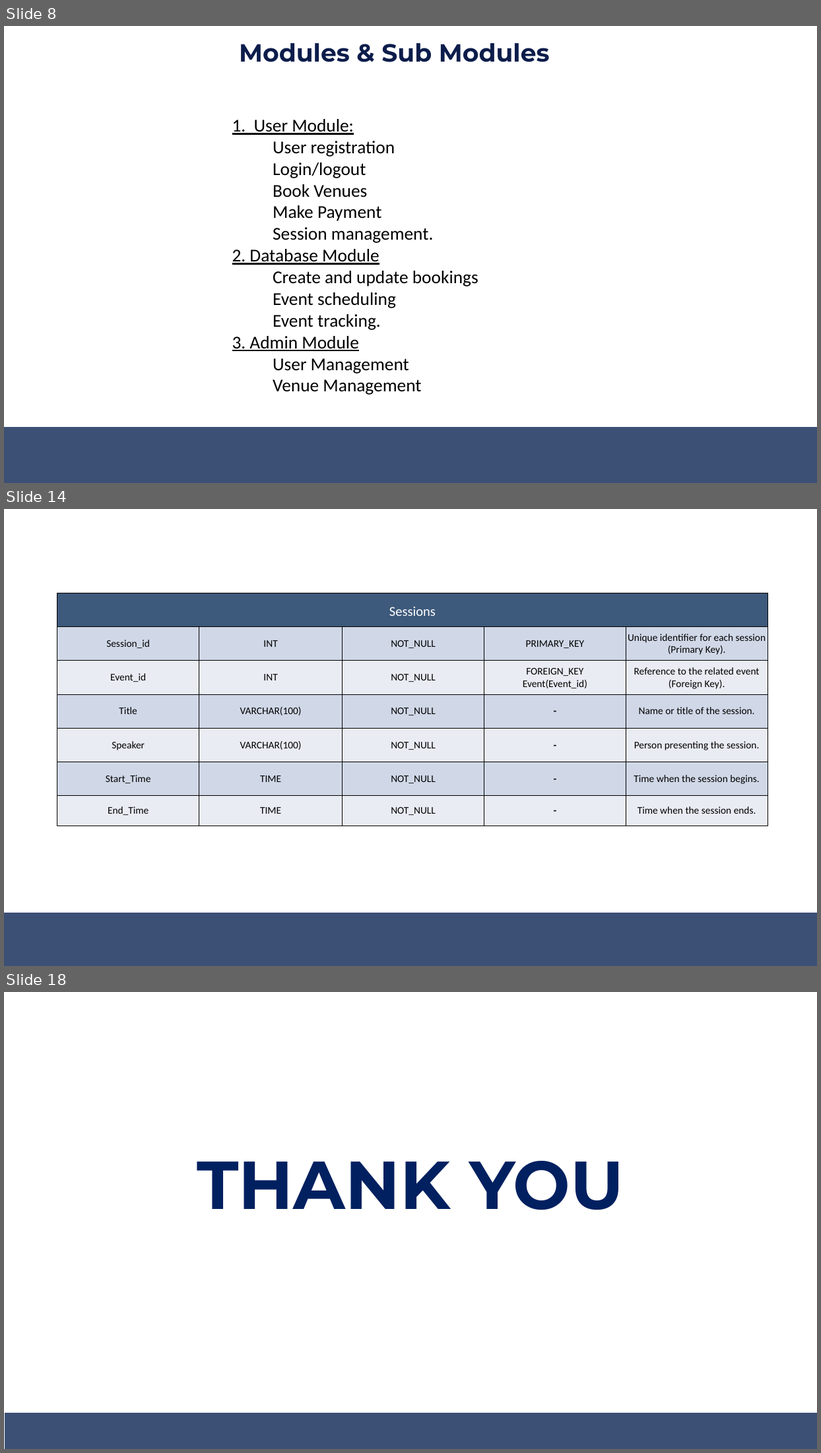
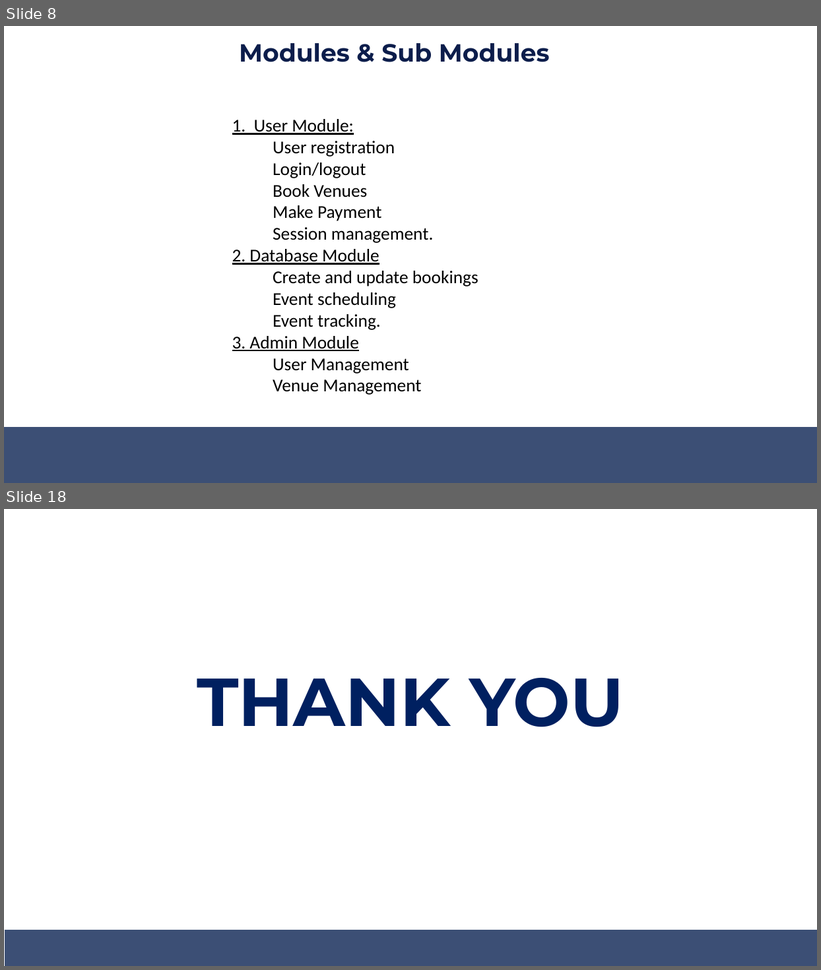
Before and after one commit to fahad-cpp/EventSync, a slide deck: Presentation/EventSync(Final Reporting).pptx. Shown one above the other, each under a label of ours: slides 8, 14 and 18 before the commit, slides 8 and 18 after it; the slides between them are not shown. The pictures are 821x1453 and 821x970 pixels, drawn with LibreOffice and Linux fonts; fonts in the diff are those of the drawing. Boxes give left, top, right and bottom in pixels: in the first picture for what was removed or moved away, otherwise in the second. Text is boxed around its words. In the diff, an @@ line names an element or a change of style, - is before the commit and + after.

```diff
--- a/Presentation/EventSync(Final Reporting).pptx
+++ b/Presentation/EventSync(Final Reporting).pptx
@@ slide 14 removed at (x1=4, y1=509, x2=817, y2=966), background #FFFFFF @@
@@ table removed at (x1=57, y1=593, x2=768, y2=826), 7 rows, 5 columns @@
-Sessions |  |  |  | 
-Session_id | INT | NOT_NULL | PRIMARY_KEY | Unique identifier for each session (Primary Key).
-Event_id | INT | NOT_NULL | FOREIGN_KEY / Event(Event_id) | Reference to the related event (Foreign Key).
-Title | VARCHAR(100) | NOT_NULL | - | Name or title of the session.
-Speaker | VARCHAR(100) | NOT_NULL | - | Person presenting the session.
-Start_Time | TIME | NOT_NULL | - | Time when the session begins.
-End_Time | TIME | NOT_NULL | - | Time when the session ends.
@@ freeform shape removed at (x1=5, y1=913, x2=817, y2=966) @@
```
Also in this commit, not shown: 9 slides changed, 2 slides added, 1 other slide removed, 4 other files.
